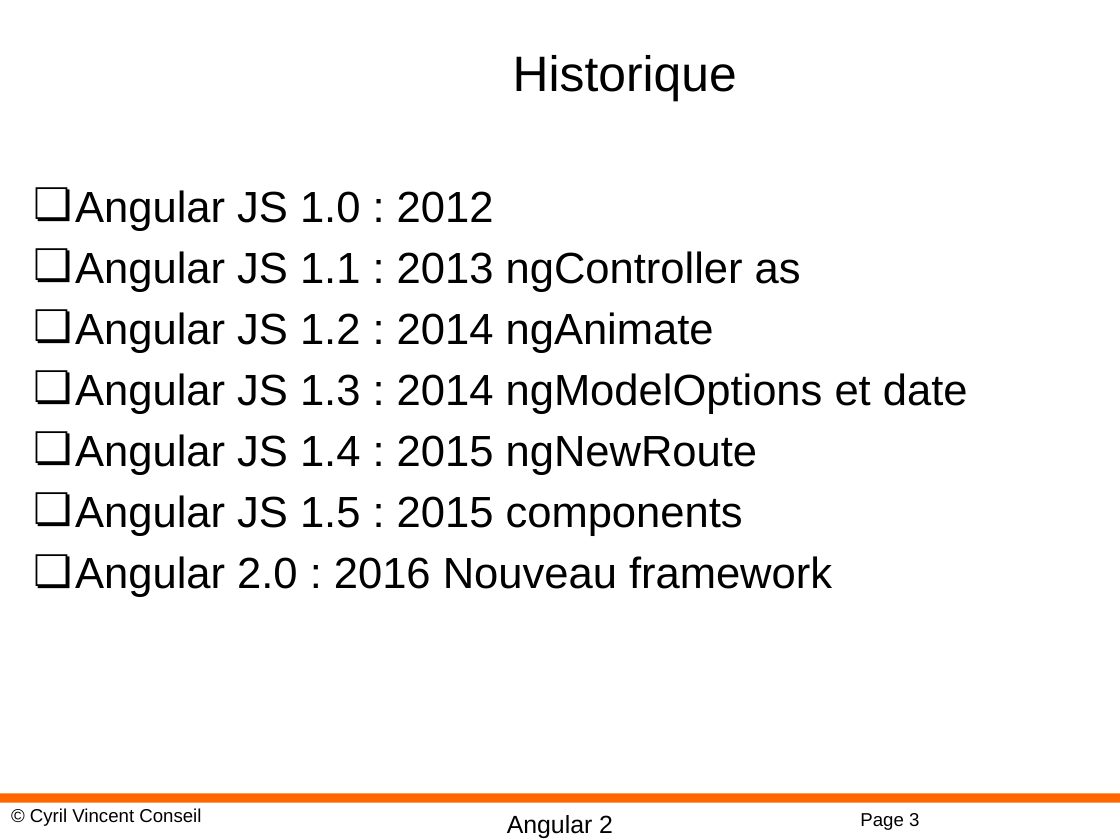
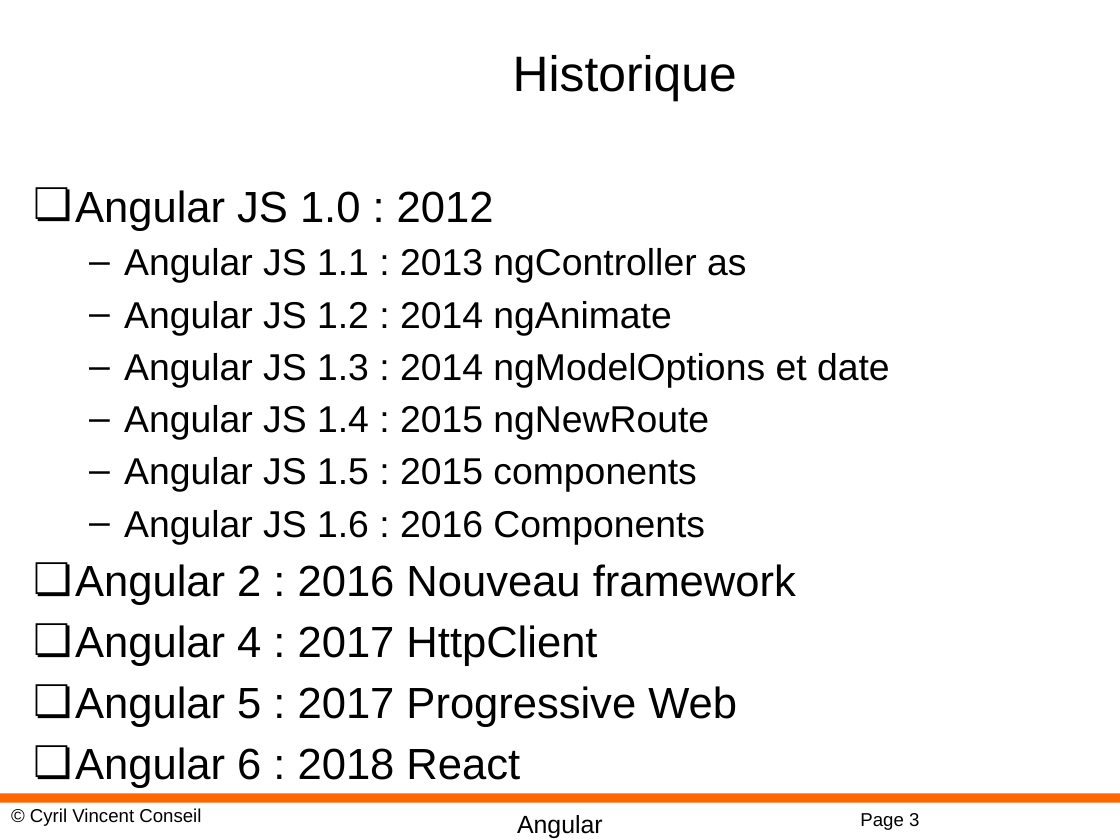
Before and after one commit to cyrilvincent/POE, a slide deck: slide 3 of ppt/angular/Angular01-Intro.pptx. Drawn at 1120x840 pixels with LibreOffice and Linux fonts; fonts in the diff are those of the drawing; background and template pictures are left out. Boxes give left, top, right and bottom in pixels: in the first picture for what was removed or moved away, otherwise in the second. Text is boxed around its words. In the diff, an @@ line names an element or a change of style, - is before the commit and + after.

Commit message:
Angular PPT v2

```diff
--- a/ppt/angular/Angular01-Intro.pptx
+++ b/ppt/angular/Angular01-Intro.pptx
@@ text at (124, 248, 890, 492): size 28 to 24 pt in "Angular JS 1.1 : 2013 ngController as", "Angular JS 1.2 : 2014 ngAnimate", "Angular JS 1.3 : 2014 ngModelOptions et ...", "Angular JS 1.4 : 2015 ngNewRoute" and 1 more places; bullet ❏ to –; list level 1 to 2 in "Angular JS 1.1 : 2013 ..."; list level 1 to 2 in "Angular JS 1.2 : 2014 ..."; list level 1 to 2 in "Angular JS 1.3 : 2014 ..."; list level 1 to 2 in "Angular JS 1.4 : 2015 ..."; list level 1 to 2 in "Angular JS 1.5 : 2015 ..." @@
@@ text at (75, 510, 796, 788): text changed @@
-❏ Angular 2.0 : 2016 Nouveau framework
+  – Angular JS 1.6 : 2016 Components
+❏ Angular 2 : 2016 Nouveau framework
+❏ Angular 4 : 2017 HttpClient
+❏ Angular 5 : 2017 Progressive Web
+❏ Angular 6 : 2018 React
@@ text at (517, 815, 603, 838): text changed @@
-Angular 2
+Angular
```
Also in this commit, not shown: 14 other slides changed, 1 slide added, 2 slides removed, 19 other files.
